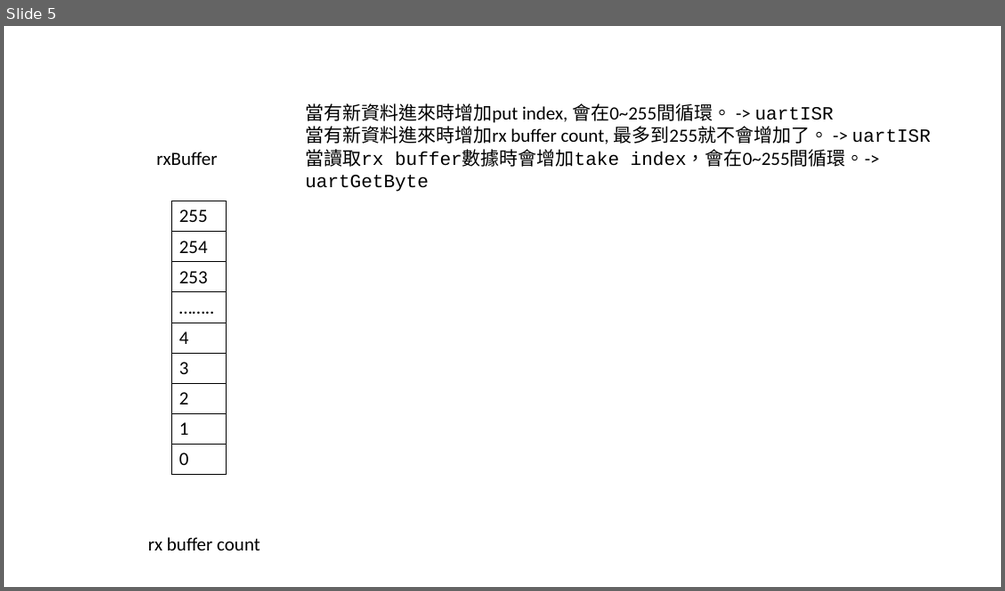
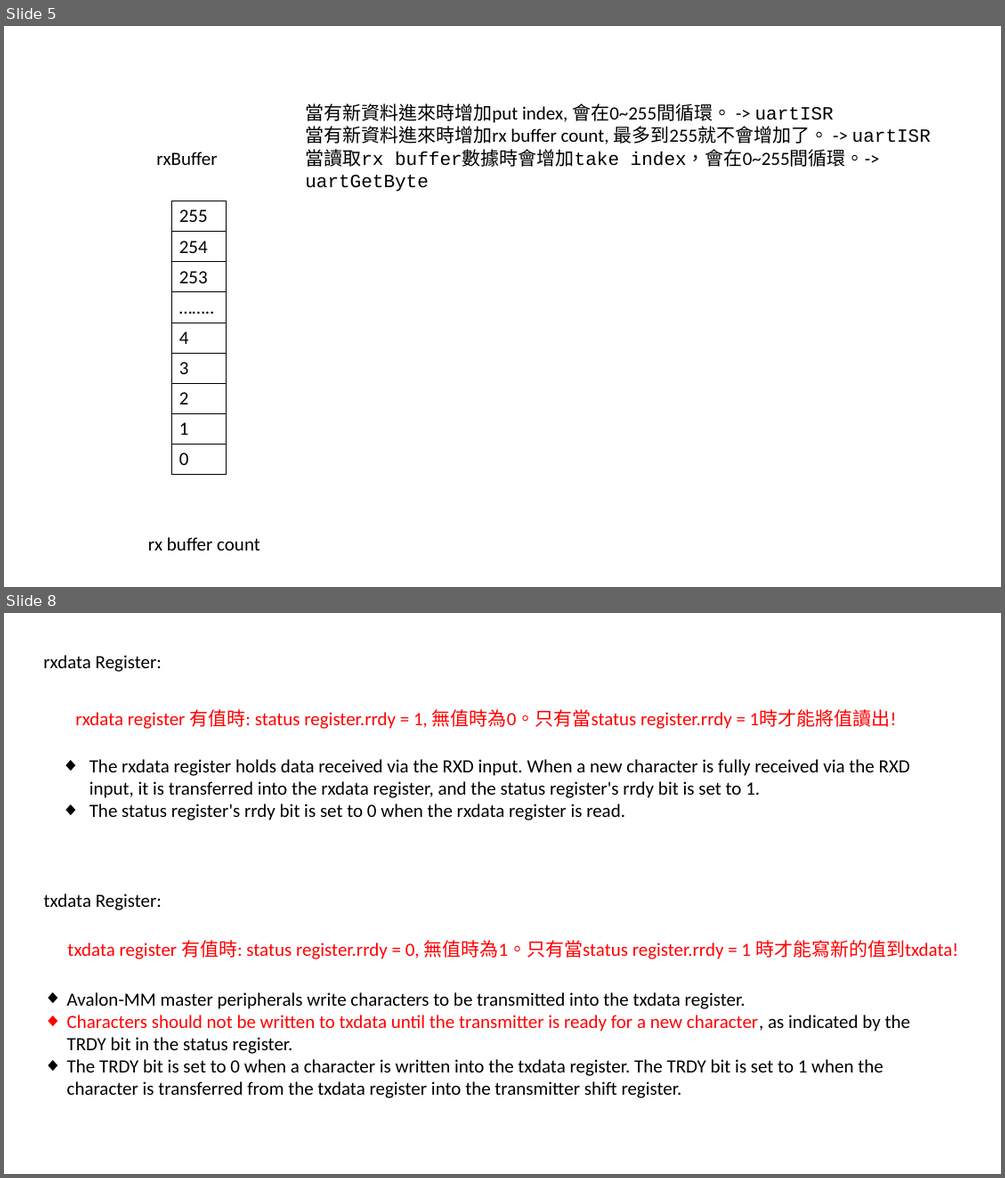
Before and after one commit to adamShiau/adamShiau_FPGA, a slide deck: nios2_lib/UART_API/程式解析.pptx. Shown one above the other, each under a label of ours: slide 5 before the commit, slides 5 and 8 after it; the slides between them are not shown. The pictures are 1005x591 and 1005x1178 pixels, drawn with LibreOffice and Linux fonts; fonts in the diff are those of the drawing. Boxes give left, top, right and bottom in pixels: in the first picture for what was removed or moved away, otherwise in the second. Text is boxed around its words. In the diff, an @@ line names an element or a change of style, - is before the commit and + after.

```diff
--- a/nios2_lib/UART_API/程式解析.pptx
+++ b/nios2_lib/UART_API/程式解析.pptx
@@ slide 8 added at bbox=[4, 613, 1001, 1174], background #FFFFFF @@
@@ text added at bbox=[43, 655, 162, 672], 18 pt, text #000000 @@
+rxdata Register:
@@ text added at bbox=[75, 709, 897, 729], 18 pt, text #FF0000 @@
+rxdata register 有值時: status register.rrdy = 1, 無值時為0。只有當status register.rrdy = 1時才能將值讀出!
@@ text added at bbox=[89, 759, 910, 820], 18 pt, text #000000 @@
+◆ The rxdata register holds data received via the RXD input. When a new character is fully received via the RXD input, it is transferred into the rxdata register, and the status register's rrdy bit is set to 1.
+◆ The status register's rrdy bit is set to 0 when the rxdata register is read.
@@ text added at bbox=[44, 893, 162, 910], 18 pt, text #000000 @@
+txdata Register:
@@ text added at bbox=[67, 940, 958, 959], 18 pt, text #FF0000 @@
+txdata register 有值時: status register.rrdy = 0, 無值時為1。只有當status register.rrdy = 1 時才能寫新的值到txdata!
@@ text added at bbox=[67, 992, 910, 1098], 18 pt, text #000000 @@
+◆ Avalon-MM master peripherals write characters to be transmitted into the txdata register.
+◆ Characters should not be written to txdata until the transmitter is ready for a new character, as indicated by the TRDY bit in the status register.
+◆ The TRDY bit is set to 0 when a character is written into the txdata register. The TRDY bit is set to 1 when the character is transferred from the txdata register into the transmitter shift register.
```
Also in this commit, not shown: 4 other slides added, 1 other file.
